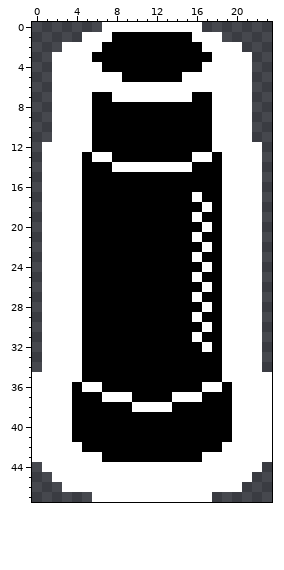
Pixel-art file: aseprite/Player/Gun/rocket_gun.aseprite. The first picture shows the starting point.
24x48 pixels, 1 frame.
After the commit:
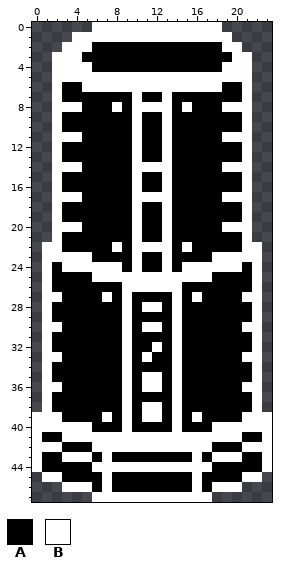
Palette (. is transparent): A #000000  B #ffffff
The author wrote: Reworked every gun & base
The exact change:
layer "Layer 1" now hidden
layer "Layer 2" added
@@ x 0..23 @@
- 0 .......BBBBBBBBBB.......
- 1 .....BBBAAAAAAAABBB.....
- 2 ...BBBBAAAAAAAAAABBBB...
- 3 ..BBBBAAAAAAAAAAAABBBB..
- 4 ..BBBBBAAAAAAAAAABBBBB..
- 5 ..BBBBBBBAAAAAABBBBBBB..
- 6 ..BBBBBBBBBBBBBBBBBBBB..
- 7 ..BBBBAABBBBBBBBAABBBB..
- 8 ..BBBBAAAAAAAAAAAABBBB..
- 9 ..BBBBAAAAAAAAAAAABBBB..
-10 ..BBBBAAAAAAAAAAAABBBB..
-11 ..BBBBAAAAAAAAAAAABBBB..
-12 .BBBBBAAAAAAAAAAAABBBBB.
-13 .BBBBABBAAAAAAAABBABBBB.
-14 .BBBBAAABBBBBBBBAAABBBB.
-15 .BBBBAAAAAAAAAAAAAABBBB.
-16 .BBBBAAAAAAAAAAAAAABBBB.
-17 .BBBBAAAAAAAAAAABAABBBB.
-18 .BBBBAAAAAAAAAAAABABBBB.
-19 .BBBBAAAAAAAAAAABAABBBB.
-20 .BBBBAAAAAAAAAAAABABBBB.
-21 .BBBBAAAAAAAAAAABAABBBB.
-22 .BBBBAAAAAAAAAAAABABBBB.
-23 .BBBBAAAAAAAAAAABAABBBB.
-24 .BBBBAAAAAAAAAAAABABBBB.
-25 .BBBBAAAAAAAAAAABAABBBB.
-26 .BBBBAAAAAAAAAAAABABBBB.
-27 .BBBBAAAAAAAAAAABAABBBB.
-28 .BBBBAAAAAAAAAAAABABBBB.
-29 .BBBBAAAAAAAAAAABAABBBB.
-30 .BBBBAAAAAAAAAAAABABBBB.
-31 .BBBBAAAAAAAAAAABAABBBB.
-32 .BBBBAAAAAAAAAAAABABBBB.
-33 .BBBBAAAAAAAAAAAAAABBBB.
-34 .BBBBAAAAAAAAAAAAAABBBB.
-35 BBBBBAAAAAAAAAAAAAABBBBB
-36 BBBBABBAAAAAAAAAABBABBBB
-37 BBBBAAABBBAAAABBBAAABBBB
-38 BBBBAAAAAABBBBAAAAAABBBB
-39 BBBBAAAAAAAAAAAAAAAABBBB
-40 BBBBAAAAAAAAAAAAAAAABBBB
-41 BBBBAAAAAAAAAAAAAAAABBBB
-42 BBBBBAAAAAAAAAAAAAABBBBB
-43 BBBBBBBAAAAAAAAAABBBBBBB
-44 .BBBBBBBBBBBBBBBBBBBBBB.
-45 ..BBBBBBBBBBBBBBBBBBBB..
-46 ...BBBBBBBBBBBBBBBBBB...
+ 0 ......BBBBBBBBBBBBB.....
+ 1 ....BBBBBBBBBBBBBBBB....
+ 2 ...BBBAAAAAAAAAAAAABB...
+ 3 ..BBBAAAAAAAAAAAAAAABB..
+ 4 ..BBBBAAAAAAAAAAAAABBB..
+ 5 ..BBBBBBBBBBBBBBBBBBBB..
+ 6 ..BAABBBBBBBBBBBBBBAAB..
+ 7 ..BAAAAAAABAABAAAAAAAB..
+ 8 ..BBBAAABABBBBABAAABBB..
+ 9 ..BAAAAAAABAABAAAAAAAB..
+10 ..BAAAAAAABAABAAAAAAAB..
+11 ..BBBAAAAABAABAAAAABBB..
+12 ..BAAAAAAABAABAAAAAAAB..
+13 ..BAAAAAAABAABAAAAAAAB..
+14 ..BBBAAAAABBBBAAAAABBB..
+15 ..BAAAAAAABAABAAAAAAAB..
+16 ..BAAAAAAABAABAAAAAAAB..
+17 ..BBBAAAAABBBBAAAAABBB..
+18 ..BAAAAAAABAABAAAAAAAB..
+19 ..BAAAAAAABAABAAAAAAAB..
+20 ..BBBAAAAABAABAAAAABBB..
+21 ..BAAAAAAABAABAAAAAAAB..
+22 .BBAAAAABABBBBABAAAAABB.
+23 .BBBBBAAAABAABAAAABBBBB.
+24 .BABBBBBBABAABABBBBBBAB.
+25 .BAAAABBBBBBBBBBBBAAAAB.
+26 .BAAAAAAABBBBBBAAAAAAAB.
+27 .BBAAAABABAAAABABAAAABB.
+28 .BAAAAAAABABBABAAAAAAAB.
+29 .BAAAAAAABAAAABAAAAAAAB.
+30 .BBAAAAAABABBABAAAAAABB.
+31 .BAAAAAAABAAAABAAAAAAAB.
+32 .BAAAAAAABAABABAAAAAAAB.
+33 .BBAAAAAABABAABAAAAAABB.
+34 .BAAAAAAABAAAABAAAAAAAB.
+35 .BAAAAAAABABBABAAAAAAAB.
+36 .BBAAAAAABABBABAAAAAABB.
+37 .BAAAAAAABAAAABAAAAAAAB.
+38 .BAAAAAAABABBABAAAAAAAB.
+39 BBBAAAABABABBABABAAAABBB
+40 BBBBBBAAABAAAABAAABBBBBB
+41 BAABBBBBBBBBBBBBBBBBBAAB
+42 BBBAAABBBBBBBBBBBBAAABBB
+43 BAABBBABAAAAAAAABABBBAAB
+44 BAAAAABBBBBBBBBBBBAAAAAB
+45 .BBAAAABAAAAAAAABAAAABB.
+46 ...BBBABAAAAAAAABABBB...
 47 ......BBBBBBBBBBBB......
